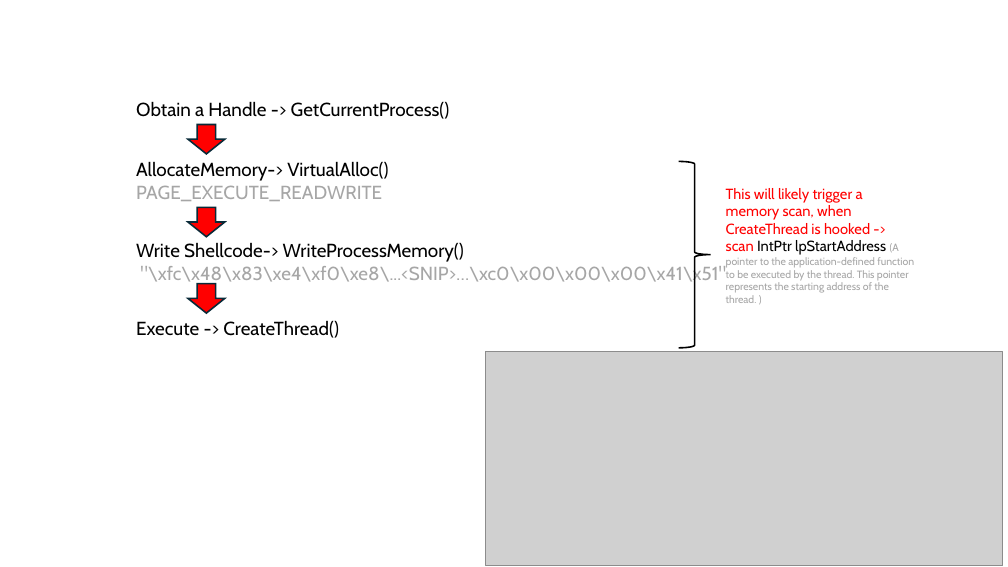
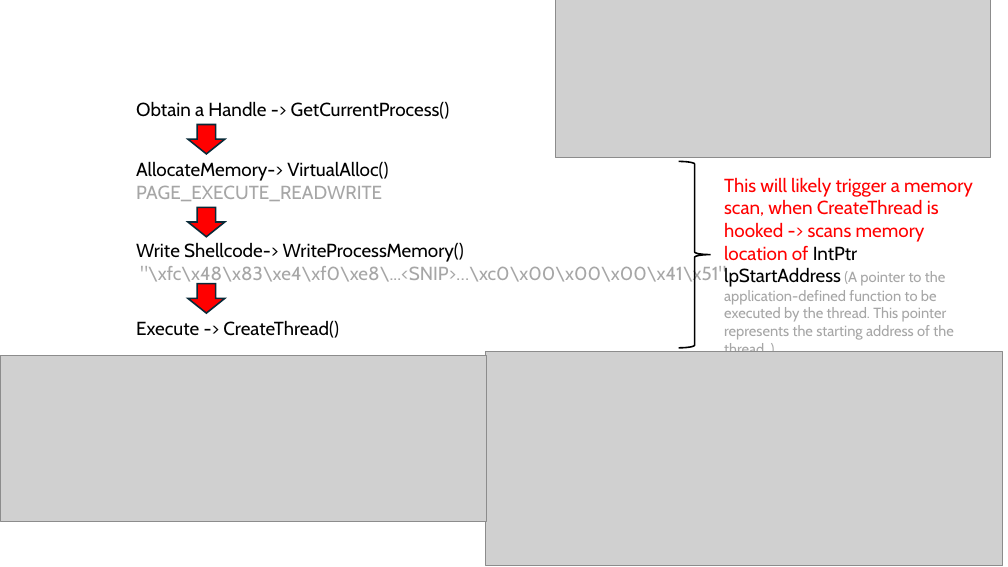
Before and after one commit to crimsoncore/thev, a slide deck: slide 7 of TH 2025.pptx. Drawn at 1008x567 pixels with LibreOffice and Linux fonts; fonts in the diff are those of the drawing; grey boxes stand for pictures. Boxes give left, top, right and bottom in pixels: in the first picture for what was removed or moved away, otherwise in the second. Text is boxed around its words. In the diff, an @@ line names an element or a change of style, - is before the commit and + after.

```diff
--- a/TH 2025.pptx
+++ b/TH 2025.pptx
@@ picture added at <box>556,0,991,158</box> @@
@@ text at <box>724,177,973,352</box>: text changed; size 10 to 14 pt @@
-This will likely trigger a memory scan, when CreateThread is hooked -> scan IntPtr lpStartAddress (A pointer to the application-defined function to be executed by the thread. This pointer represents the starting address of the thread. )
+This will likely trigger a memory scan, when CreateThread is hooked -> scans memory location of IntPtr lpStartAddress (A pointer to the application-defined function to be executed by the thread. This pointer represents the starting address of the thread. )
@@ picture added at <box>0,355,486,522</box> @@
```
Also in this commit, not shown: 45 other files.
